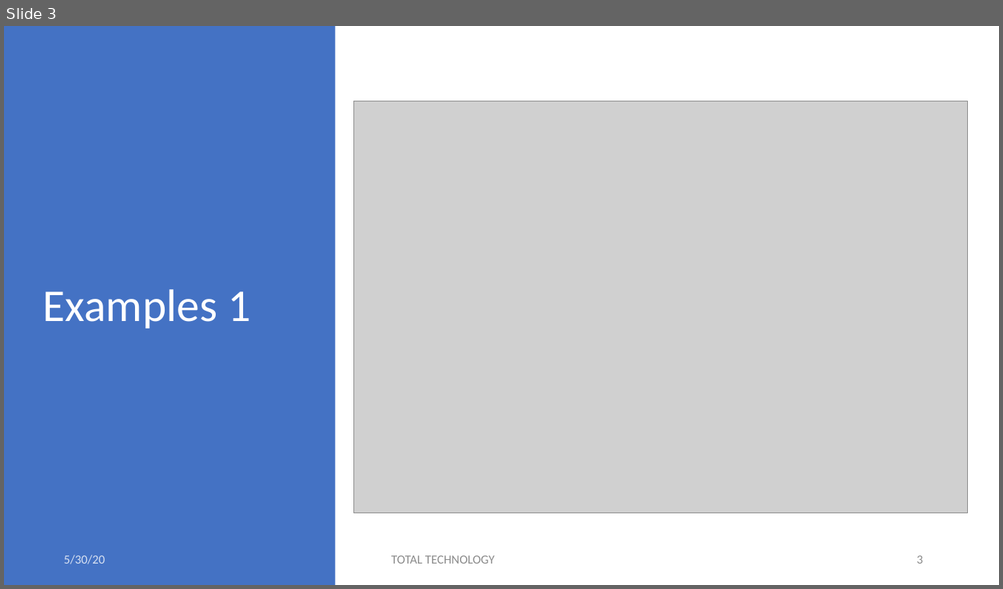
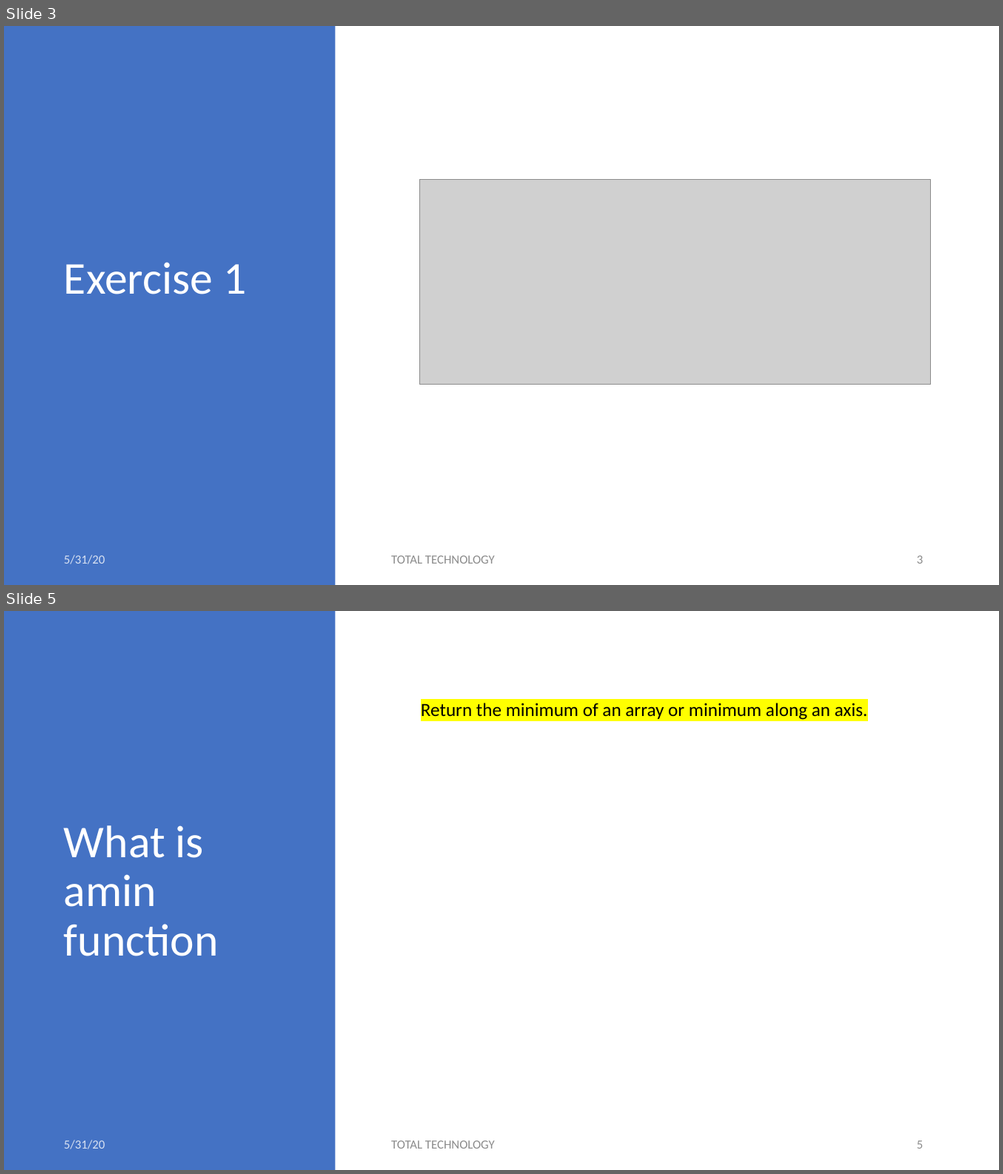
Before and after one commit to ronidas39/NUMPY_TUTORIAL, a slide deck: NUMPY_TUTORIAL_18_SLIDE.pptx. Shown one above the other, each under a label of ours: slide 3 before the commit, slides 3 and 5 after it; the slides between them are not shown. The pictures are 1003x589 and 1003x1174 pixels, drawn with LibreOffice and Linux fonts; fonts in the diff are those of the drawing; grey boxes stand for pictures. Boxes give left, top, right and bottom in pixels: in the first picture for what was removed or moved away, otherwise in the second. Text is boxed around its words. In the diff, an @@ line names an element or a change of style, - is before the commit and + after.

```diff
--- a/NUMPY_TUTORIAL_18_SLIDE.pptx
+++ b/NUMPY_TUTORIAL_18_SLIDE.pptx
@@ slide 5 added at [4,611,999,1170], background #FFFFFF @@
@@ rectangle added at [4,611,336,1170], fill #4472C4 @@
@@ title added at [57,664,309,1122], 44 pt, text #FFFFFF @@
+What is amin function
@@ text added at [421,703,868,720], 18 pt, text #000000 @@
+Return the minimum of an array or minimum along an axis.
@@ text added at [64,1140,105,1150], 12 pt, text #FFFFFF at 80% opacity @@
+5/31/20
@@ text added at [391,1141,495,1149], 12 pt, text #8C8C8C @@
+TOTAL TECHNOLOGY
@@ page number added at [916,1141,922,1149], 12 pt, text #8C8C8C @@
+5
@@ slide 3 changed as well @@
@@ title "Exercise 1": place and size @@
-title "Exercise 1" at [35,79,309,537]
+title "Exercise 1" at [57,79,309,537]
@@ picture removed at [354,101,967,514] @@
@@ picture added at [420,180,930,385] @@
@@ title at [64,262,246,295]: text changed @@
-Examples 1
+Exercise 1
@@ text at [64,555,105,565]: text changed @@
-5/30/20
+5/31/20
```
Also in this commit, not shown: 2 other slides changed, 3 other slides added, 2 other files.
